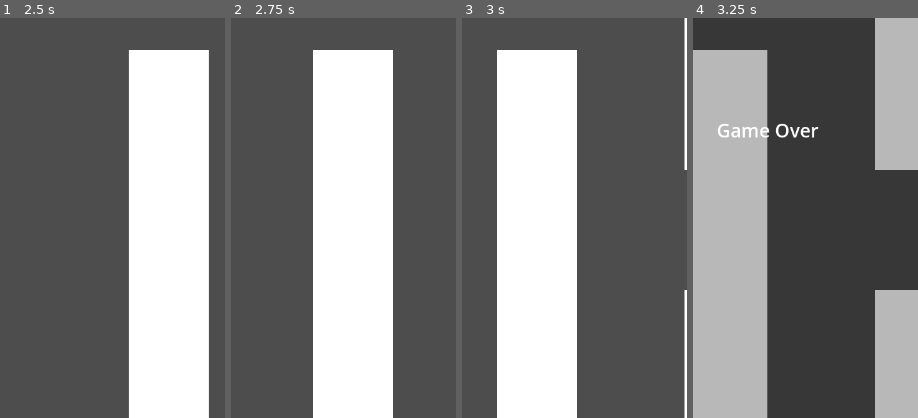
Above: before the commit, frames 1-4 (left to right).
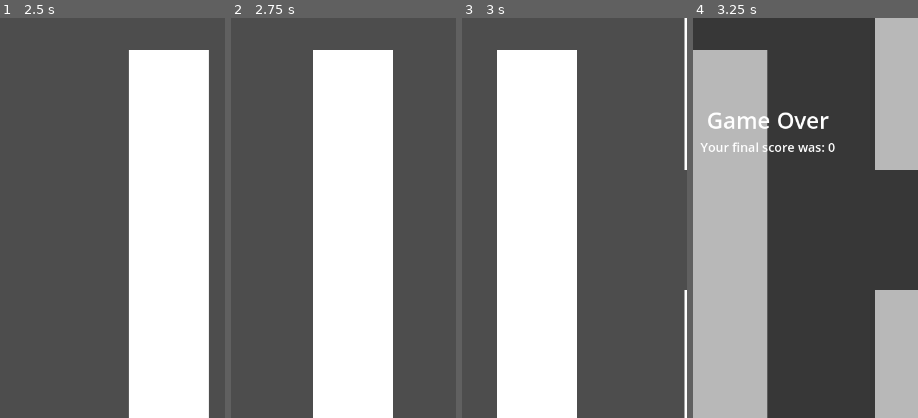
Above: after the commit, the same moments.

Repository: Jordla/flappy-bird-clone
Game: Godot game, scene res://world.tscn
The game is run twice, just before and just after one commit, with the same random seed, the same clock (stepped at 60 frames per second) and the same inputs. The engine's default icon, where the game draws it, is replaced by a stand-in: a white triangle on a blue panel in a dark square.
Inputs:
- Up to frame 1 (2.5 s): tap Enter (ui_accept) at 0.5, 0.77, 1.52 s
- Up to frame 2 (2.75 s): no input
- Up to frame 3 (3 s): no input
- Up to frame 4 (3.25 s): tap Enter (ui_accept) at 3.02 s
The pictures show only the part of the screen within x 33-83%, y 36-86%; the shares and areas given below are measured in that part.

Frames 1-3 are identical in both runs. In frame 4, 1.9% of the frame differs, in the area x 3-64%, y 23-34%.

Commit message:
Display final score during game over screen

Diff:
--- /dev/null
+++ b/ui/game_over_ui.gd
@@ -0,0 +1,16 @@
+extends CanvasLayer
+
+@onready var final_score_label = $CenterContainer/VBoxContainer/CenterContainer/FinalScoreLabel
+
+
+# Called when the node enters the scene tree for the first time.
+func _ready():
+	pass # Replace with function body.
+
+
+# Called every frame. 'delta' is the elapsed time since the previous frame.
+func _process(delta):
+	pass
+
+func display_final_score(score):
+	final_score_label.text = "Your final score was: " + str(score)
--- a/ui/game_over_ui.tscn
+++ b/ui/game_over_ui.tscn
@@ -1,6 +1,9 @@
-[gd_scene format=3 uid="uid://bwghet2qfru67"]
+[gd_scene load_steps=2 format=3 uid="uid://bwghet2qfru67"]
+
+[ext_resource type="Script" path="res://ui/game_over_ui.gd" id="1_2m7is"]
 
 [node name="GameOverUI" type="CanvasLayer"]
+script = ExtResource("1_2m7is")
 
 [node name="ColorRect" type="ColorRect" parent="."]
 anchors_preset = -1
@@ -18,9 +21,19 @@
 grow_horizontal = 2
 grow_vertical = 2
 
-[node name="Label" type="Label" parent="CenterContainer"]
+[node name="VBoxContainer" type="VBoxContainer" parent="CenterContainer"]
+layout_mode = 2
+
+[node name="GameOverLabel" type="Label" parent="CenterContainer/VBoxContainer"]
 layout_mode = 2
 size_flags_horizontal = 4
-theme_override_font_sizes/font_size = 30
+theme_override_font_sizes/font_size = 36
 text = "Game Over"
 metadata/_edit_use_anchors_ = true
+
+[node name="CenterContainer" type="CenterContainer" parent="CenterContainer/VBoxContainer"]
+layout_mode = 2
+
+[node name="FinalScoreLabel" type="Label" parent="CenterContainer/VBoxContainer/CenterContainer"]
+layout_mode = 2
+theme_override_font_sizes/font_size = 20
--- a/world.gd
+++ b/world.gd
@@ -26,3 +26,4 @@
 	get_tree().paused = true
 	score_ui.hide()
 	game_over_ui.show()
+	game_over_ui.display_final_score(score)
